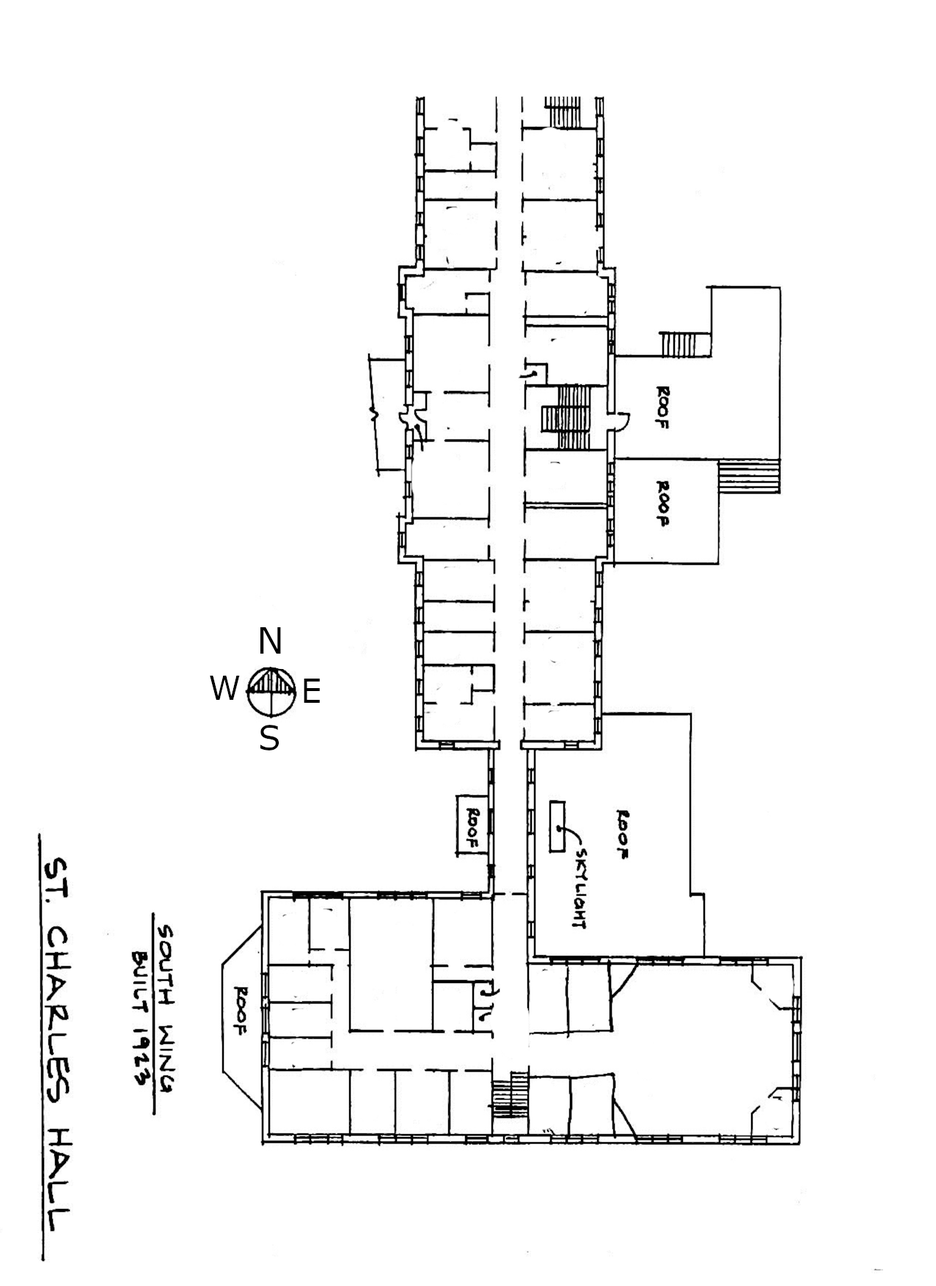
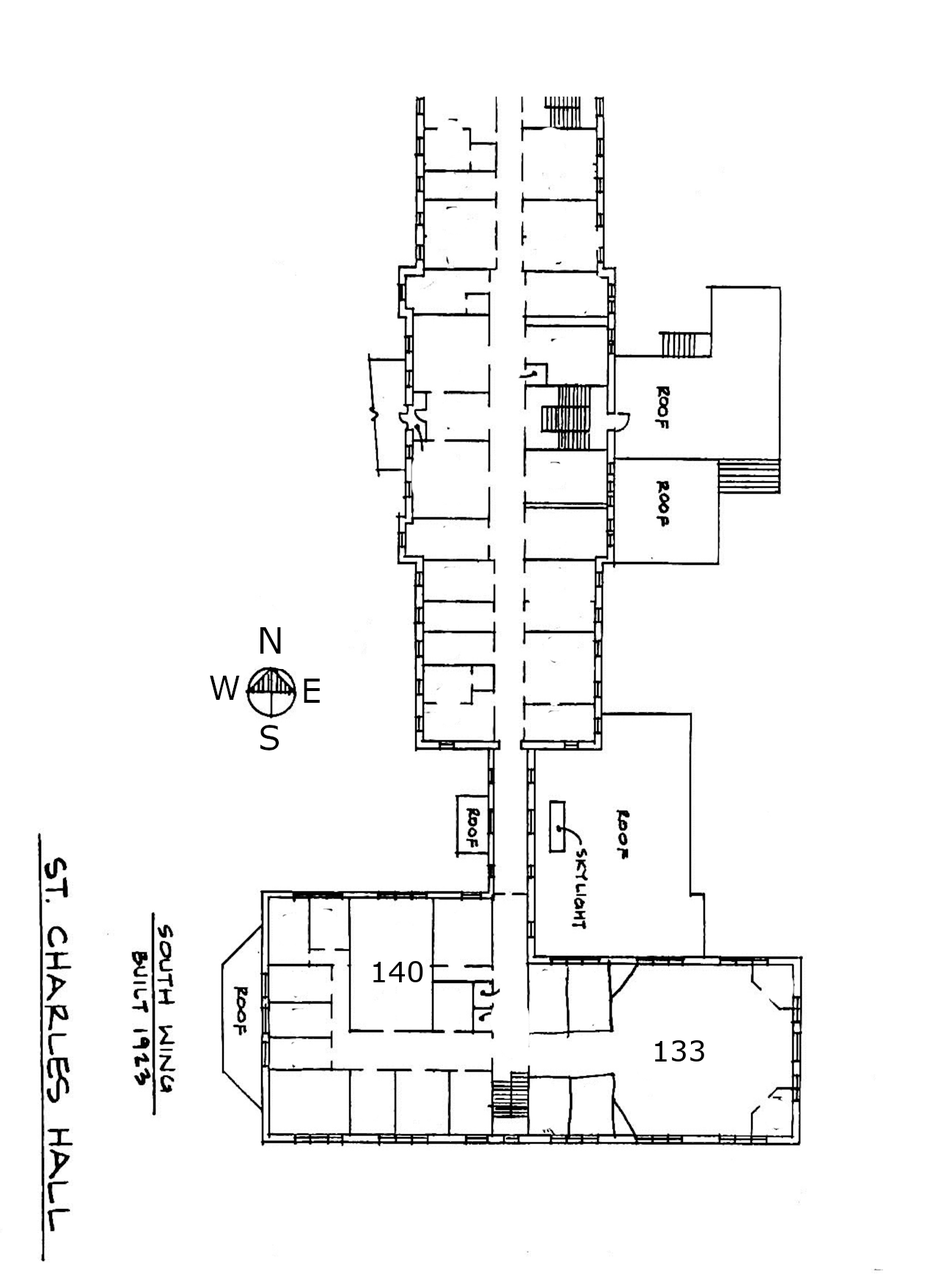
The second 936 x 1286 image is a revision of the first. Changes to its layers:
added layer "133" above "140" over left=654, top=1040, right=705, bottom=1062
added layer "140" above "CharlesS1.jpg" over left=373, top=960, right=424, bottom=983
